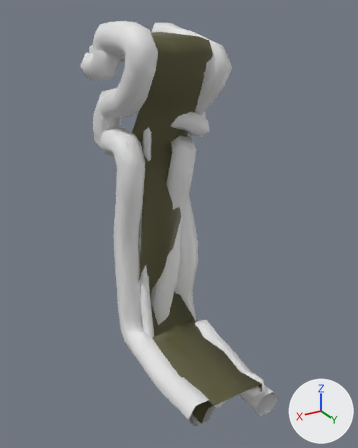
A saved change to the FBX model Assets/BackgroundMeshes/Astep.fbx.
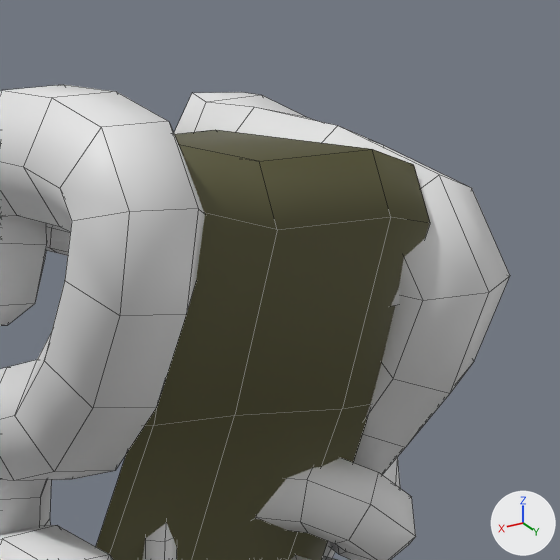
Each version is shown whole from a camera (50 mm lens) standing at (2.26, 2.76, 3.24) and looking at (-0.02, -1.04, 1.34), then close up on the part from 30% to 68% of the width and 0% to 30% of the height. The axes (+X, +Y, +Z) are drawn at lower right. The lights are the same throughout. The close-ups show mesh edges as thin lines. Where no turn or scale is listed for an object, it has been applied to the vertices.

Names of what the first close-up shows: 'DummyPlane.010', 'NurbsPath.007'.
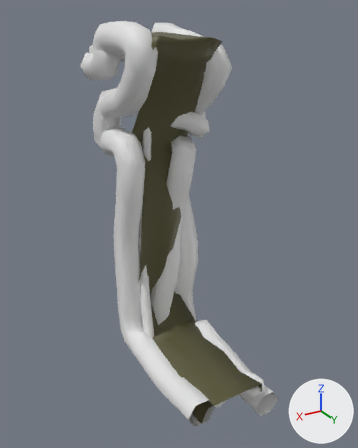
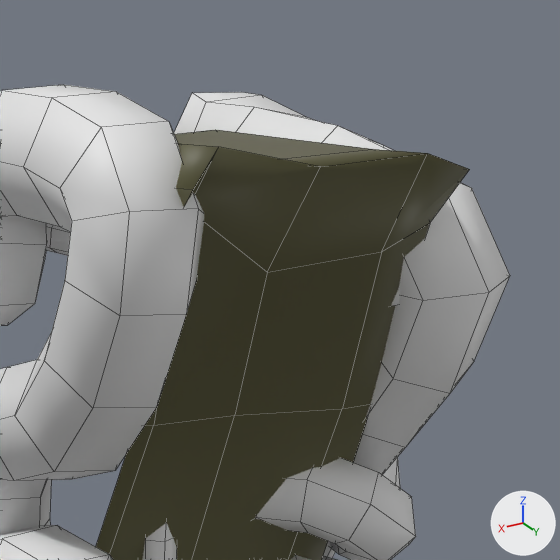
The newer file is also turned or shifted as a whole; pictures and numbers use the older file's frame.

Location of each change, [x1, y1, x2, y2] in pixels of the close-ups (560 x 560 px):
```json
{"object": "DummyPlane.010", "change": "reshaped", "before": [96, 130, 430, 560], "after": [96, 130, 470, 560]}
{"part": 1, "of": "me_plane_188", "change": "built on", "before": [179, 145, 430, 317], "after": [176, 143, 470, 317]}
```

The change, as JSON lines over the scene's bpy script:
```json
{"block": "me_plane_188", "where": "me_plane_188.from_pydata(...)  # 77 vertices, 57 faces; spans x -0.34..0.37, y -2.0..0.0, z -0.15..3.07"}
{"block": "me_plane_188", "where": "# used by ob_dummyplane_010; location = (0.0, 0.0, 0.0)"}
{"block": "me_plane_188", "where": "# verts and faces of me_plane_188; kept vertices keep their numbers, new ones are numbered from 77"}
{"block": "me_plane_188", "where": "# before: 62 (0.06, -0.95, 2.9) at pixel (277, 229), 63 (-0.18, -0.91, 2.92) at pixel (390, 216), 64 (-0.29, -0.93, 2.9) at pixel (430, 222), 65 (0.28, -0.92, 2.95), 66 (0.33, -0.93, 2.89)"}
{"block": "me_plane_188", "where": "# before: 72 (0.06, -1.02, 3.03) at pixel (259, 161), 73 (-0.18, -0.98, 3.04) at pixel (372, 149), 74 (-0.3, -1.0, 3.01) at pixel (413, 164), 75 (0.28, -0.99, 3.07), 76 (0.34, -0.99, 2.99)"}
{"block": "me_plane_188", "change": "me_plane_188 part 1"}
{"op": "add", "block": "me_plane_188", "code": "delete_faces([(62, 72, 75, 65), (65, 75, 76, 66), (62, 63, 73, 72), (63, 64, 74, 73)])"}
{"op": "add", "block": "me_plane_188", "code": "verts[62] = (0.06, -0.99, 2.81)  # moved, pixel (267, 272)"}
{"op": "add", "block": "me_plane_188", "code": "verts[63] = (-0.18, -0.94, 2.85)  # moved, pixel (381, 251)"}
{"op": "add", "block": "me_plane_188", "code": "for new, old in zip([*range(77, 81)], [*range(73, 77)]): verts[new] = verts[old] + (0.0, 0.2, 0.0)"}
{"op": "add", "block": "me_plane_188", "code": "verts[81] = (0.06, -0.79, 3.03)  # pixel (320, 166)"}
{"op": "add", "block": "me_plane_188", "code": "faces += [(73, 77, 78, 74), (72, 81, 77, 73), (62, 81, 79, 65), (65, 79, 80, 66), (62, 63, 77, 81), (63, 64, 78, 77)]"}
{"op": "add", "block": "me_plane_188", "code": "faces += [(72, 75, 79, 81), (64, 74, 78), (75, 76, 80, 79), (66, 80, 76)]"}
```
